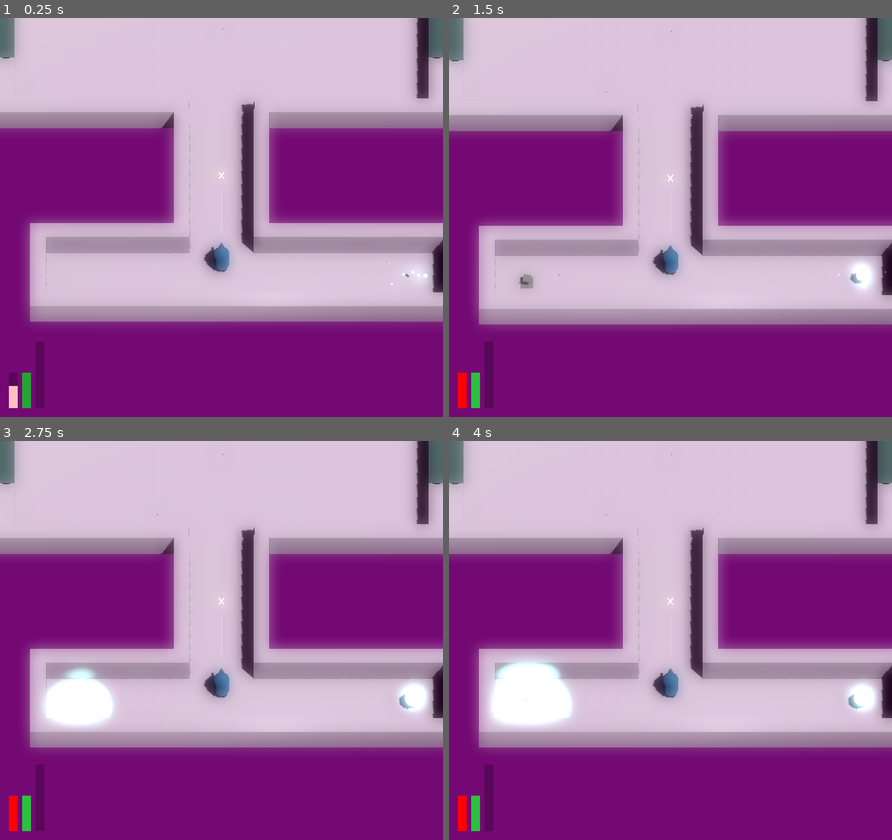
Above: before the commit, frames 1-4 (two rows, left to right).
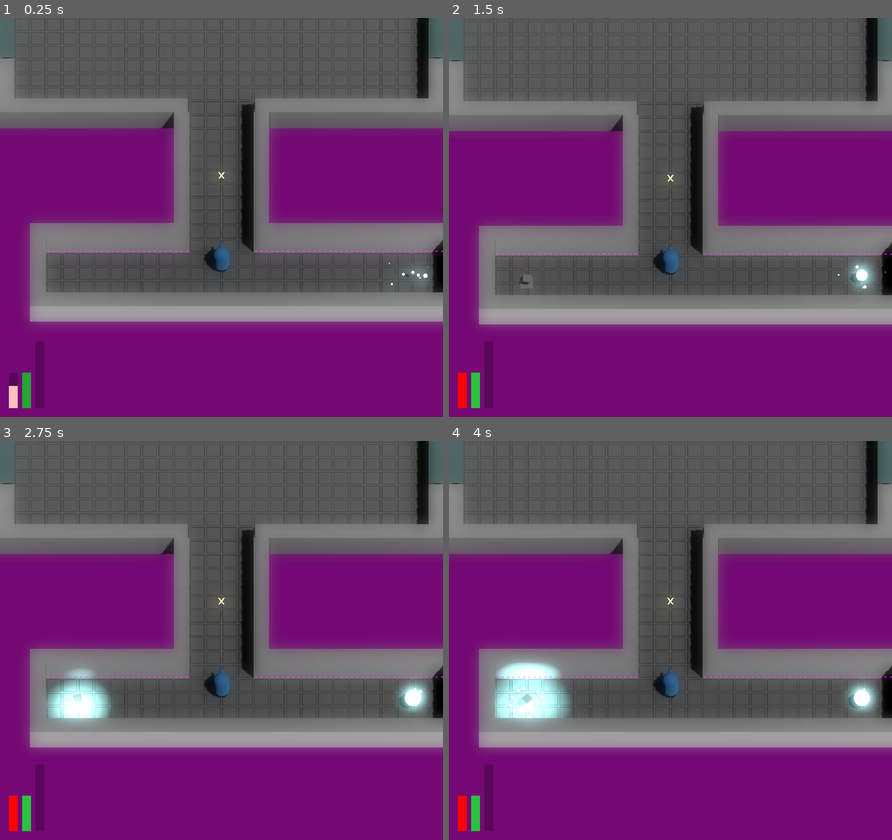
Above: after the commit, the same moments.

Repository: JackEvans24/bullet-absorb
Game: Godot game, scene res://scenes/main.tscn
Same seed, same stepped clock (60 frames per second), same inputs: the game is played once before the commit and once after it.
Inputs:
- Up to frame 1 (0.25 s): no input
- Up to frame 2 (1.5 s): no input
- Up to frame 3 (2.75 s): no input
- Up to frame 4 (4 s): no input

The runs differ from the first frame. In frame 1, 52% of the frame differs, in the area x 0-100%, y 0-77%; in frame 2, 53%; in frame 3, 53%; in frame 4, 53%.

Commit message:
chore: add extra wave to test room

Diff:
--- a/data/room_enemies/wanderer.tres
+++ b/data/room_enemies/wanderer.tres
@@ -7,3 +7,4 @@
 script = ExtResource("2_crmpi")
 scene = ExtResource("1_umjru")
 position = Vector3(0, 0, 0)
+delay = 0.0
--- a/prefabs/room/room_3.tscn
+++ b/prefabs/room/room_3.tscn
@@ -27,6 +27,17 @@
 enemies = Array[ExtResource("3_wt5x1")]([])
 items = Array[ExtResource("3_wt5x1")]([SubResource("Resource_jsori"), SubResource("Resource_r6313")])
 
+[sub_resource type="Resource" id="Resource_ul7nx"]
+script = ExtResource("3_wt5x1")
+scene = ExtResource("6_8lck7")
+position = Vector3(6, 0, -2)
+delay = 1.0
+
+[sub_resource type="Resource" id="Resource_58f2b"]
+script = ExtResource("4_21hex")
+enemies = Array[ExtResource("3_wt5x1")]([SubResource("Resource_ul7nx")])
+items = Array[ExtResource("3_wt5x1")]([])
+
 [sub_resource type="Resource" id="Resource_fknuw"]
 script = ExtResource("3_wt5x1")
 scene = ExtResource("6_8lck7")
@@ -48,7 +59,7 @@
 script = ExtResource("5_h3kwi")
 untouched_doors = 2
 completed_doors = 12
-waves = Array[ExtResource("4_21hex")]([SubResource("Resource_qkp7t")])
+waves = Array[ExtResource("4_21hex")]([SubResource("Resource_58f2b"), SubResource("Resource_qkp7t")])
 completed_room = SubResource("Resource_qr7gj")
 
 [sub_resource type="PhysicsMaterial" id="PhysicsMaterial_xq1m6"]
Not shown: 1 places in prefabs/room/room_3.tscn that only renumber resources
